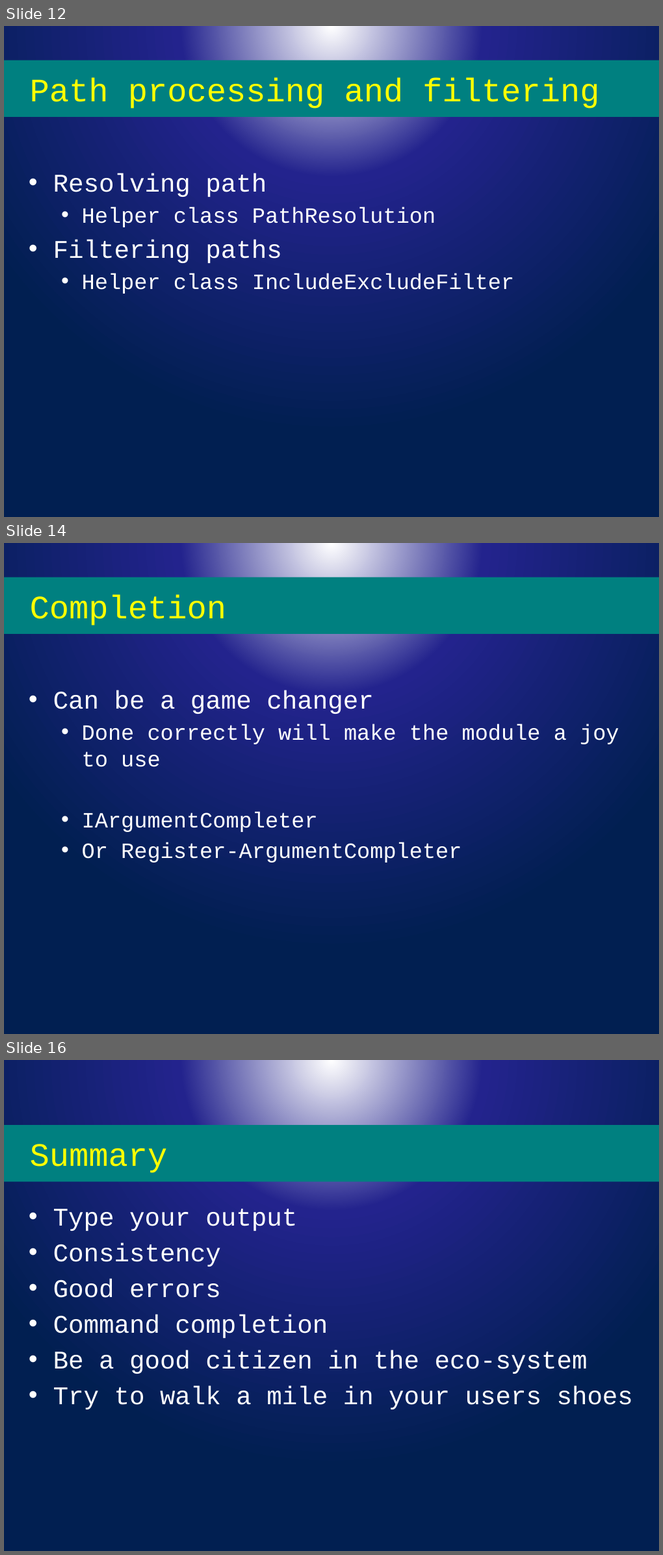
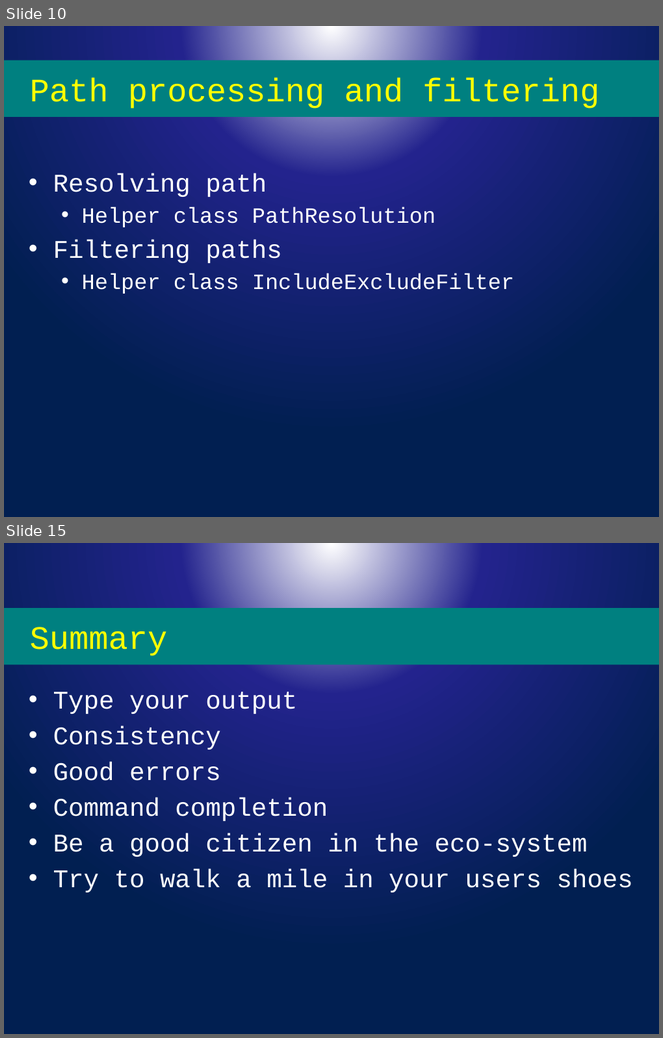
Before and after one commit to powercode/PSConfEU, a slide deck: PSCONFEU_Modules2017.pptx. Shown one above the other, each under a label of ours: slides 12, 14 and 16 before the commit, slides 10 and 15 after it; the slides between them are not shown. The pictures are 663x1555 and 663x1038 pixels, drawn with LibreOffice and Linux fonts; fonts in the diff are those of the drawing; background and template pictures are left out. Boxes give left, top, right and bottom in pixels: in the first picture for what was removed or moved away, otherwise in the second. Text is boxed around its words. In the diff, an @@ line names an element or a change of style, - is before the commit and + after.

```diff
--- a/PSCONFEU_Modules2017.pptx
+++ b/PSCONFEU_Modules2017.pptx
@@ slide 14 removed at [4, 543, 659, 1034], background picture (left out) @@
@@ title removed at [4, 577, 659, 634] @@
-Completion
@@ text removed at [53, 691, 620, 863] @@
-• Can be a game changer
-  • Done correctly will make the module a joy to use
-  • IArgumentCompleter
-  • Or Register-ArgumentCompleter
@@ what was slide 12 is now slide 10 @@
@@ what was slide 16 is now slide 15 @@
```
Also in this commit, not shown: 4 slides changed.
